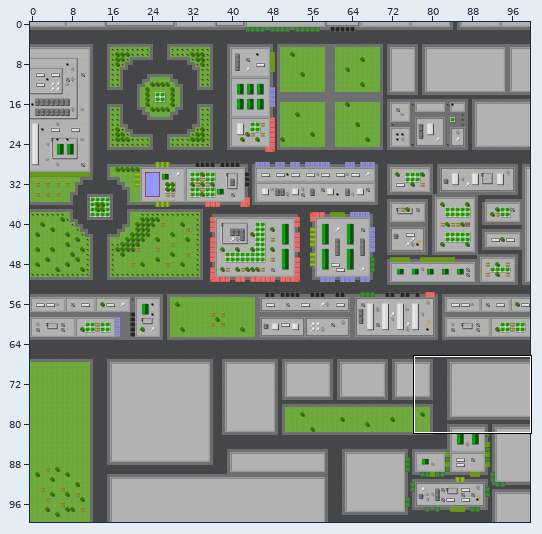
Tiled map -- assets/maps/City1.tmx. The picture above shows the old version from afar; the outline marks the close-up.
Close-up. As it was:
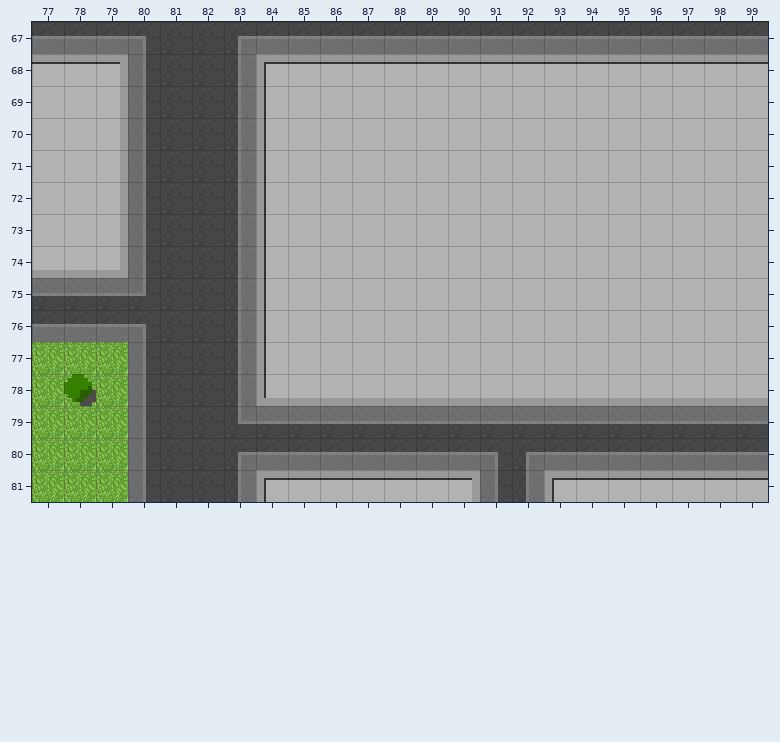
Cells are 32x32 px. Shown: x 77..99, y 67..81. The commit also changed other parts of the map, which this record leaves out.
After:
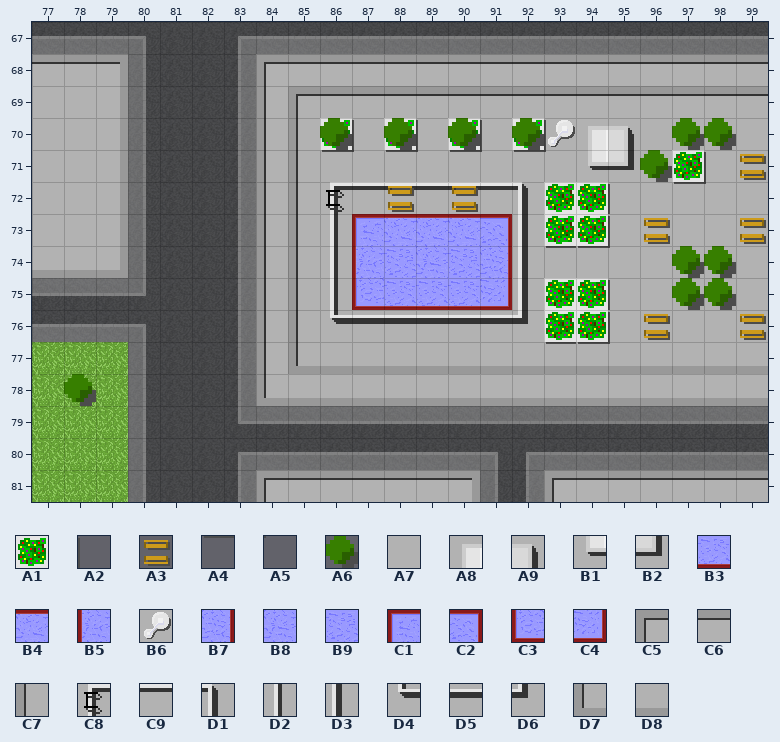
Key: from "Awnings": A1 4, A2 5, A3 10, A4 12, A5 13, A6 18; from "Building1": A7 9, A8 10, A9 11, B1 26, B2 27, B3 30, B4 36, B5 37, B6 44, B7 45, B8 49, B9 50, C1 51, C2 52, C3 53, C4 54; from "Building2": C5 0, C6 1, C7 8, C8 20, C9 21, D1 22, D2 28, D3 30, D4 36, D5 37, D6 38, D7 56, D8 57.
__ is an empty cell.
From old to new:
Layer "Buildings":
Tile A7 gives way to tile A1 in row 70 at x 86, 88, 90 and 92; in rows 72 to 73 at x 93 to 94; in rows 75 to 76 at x 93 to 94.
Tile A7 gives way to tile B3 in row 75 at x 88 to 90.
Tile A7 gives way to tile B4 in row 73 at x 88 to 90.
Tile A7 gives way to tile B5 in row 74 at x 87.
Tile A7 gives way to tile B6 in row 70 at x 93.
Tile A7 gives way to tile B7 in row 74 at x 91.
Tile A7 gives way to tile B8 in row 74 at x 89.
Tile A7 gives way to tile B9 in row 74 at x 88 and 90.
Tile A7 gives way to tile C1 in row 73 at x 87.
Tile A7 gives way to tile C2 in row 73 at x 91.
Tile A7 gives way to tile C3 in row 75 at x 87.
Tile A7 gives way to tile C4 in row 75 at x 91.
Tile A7 gives way to tile C5 in row 69 at x 85.
Tile A7 gives way to tile C6 in row 69 at x 86 to 99.
Tile A7 gives way to tile C7 in rows 70 to 76 at x 85.
Tile A7 gives way to tile C8 in row 72 at x 86.
Tile A7 gives way to tile C9 in row 72 at x 87 to 91.
Tile A7 gives way to tile D1 in row 72 at x 92.
Tile A7 gives way to tile D2 in rows 73 to 75 at x 86.
Tile A7 gives way to tile D3 in rows 73 to 75 at x 92.
Tile A7 gives way to tile D4 in row 76 at x 86.
Tile A7 gives way to tile D5 in row 76 at x 87 to 91.
Tile A7 gives way to tile D6 in row 76 at x 92.
Tile A7 gives way to tile D7 in row 77 at x 85.
Tile A7 gives way to tile D8 in row 77 at x 86 to 99.
Layer "Decoration":
The edit adds tile A1 in row 71 at x 97.
The edit adds tile A2 in row 70 at x 87, 89, 91 and 93; in row 71 at x 98; in rows 72 to 73 at x 95; in rows 75 to 76 at x 95.
The edit adds tile A3 in row 71 at x 99; in row 72 at x 88 and 90; in row 73 at x 96 and 99; in row 76 at x 96 and 99.
The edit adds tile A4 in row 71 at x 86, 88, 90 and 92; in row 72 at x 97; in row 74 at x 93 to 94; in row 77 at x 93 to 94.
The edit adds tile A5 in row 77 at x 95.
The edit adds tile A6 in row 70 at x 86, 88, 90, 92 and 97 to 98; in row 71 at x 96; in rows 74 to 75 at x 97 to 98.
The edit adds tile A8 in row 70 at x 94.
The edit adds tile A9 in row 70 at x 95.
The edit adds tile B1 in row 71 at x 94.
The edit adds tile B2 in row 71 at x 95.
